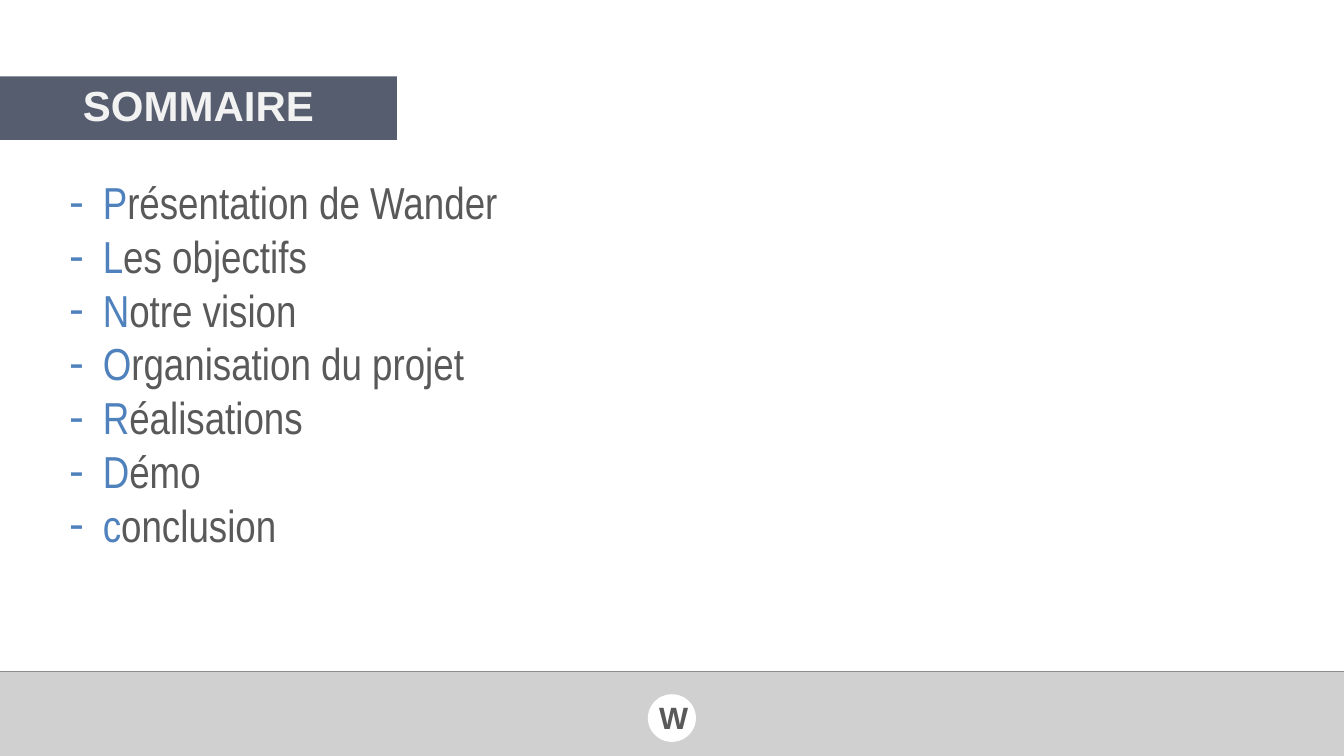
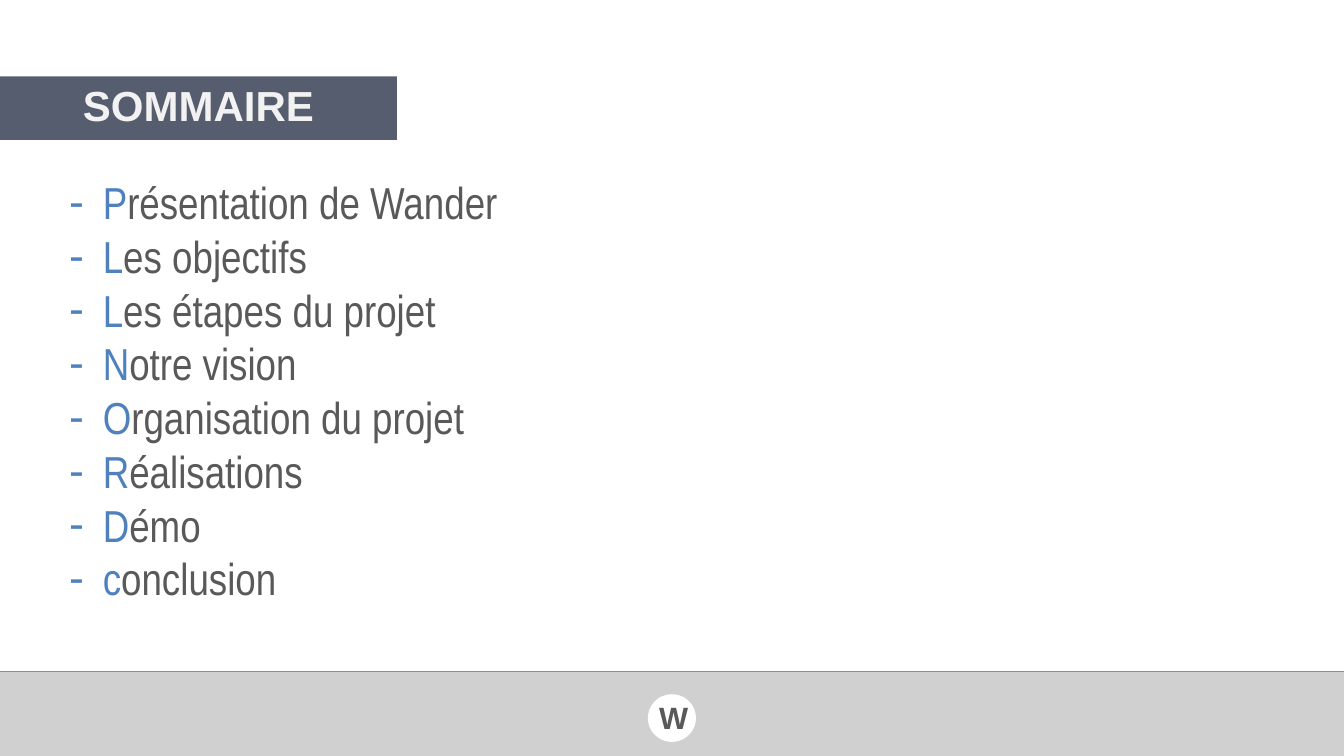
Before and after one commit to val92130/Wander, a slide deck: slide 3 of Docs/Documentation/Presentations/Wander - Forum PI.pptx. Drawn at 1344x756 pixels with LibreOffice and Linux fonts; fonts in the diff are those of the drawing; grey boxes stand for pictures; background and template pictures are left out. Boxes give left, top, right and bottom in pixels: in the first picture for what was removed or moved away, otherwise in the second. Text is boxed around its words. In the diff, an @@ line names an element or a change of style, - is before the commit and + after.

Commit message:
PPT update

```diff
--- a/Docs/Documentation/Presentations/Wander - Forum PI.pptx
+++ b/Docs/Documentation/Presentations/Wander - Forum PI.pptx
@@ text at bbox=[103, 294, 436, 336]: paragraph added @@
+– Les étapes du projet
```
Also in this commit, not shown: 1 other slide changed, 4 slides added.
